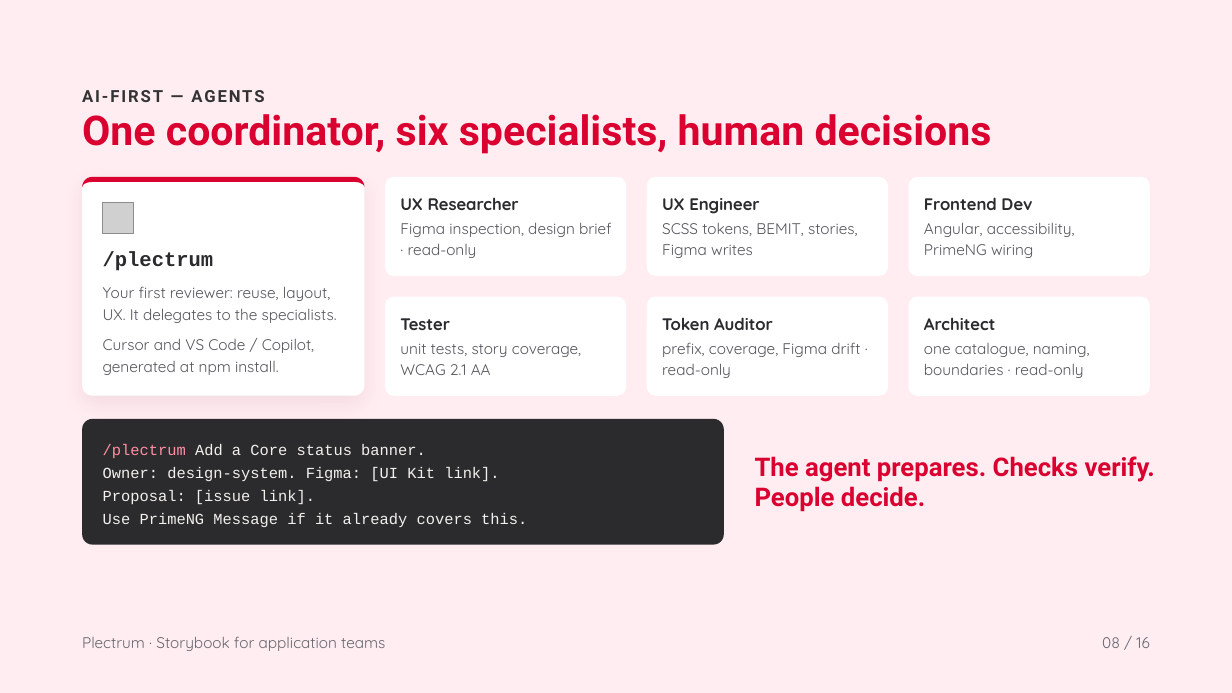
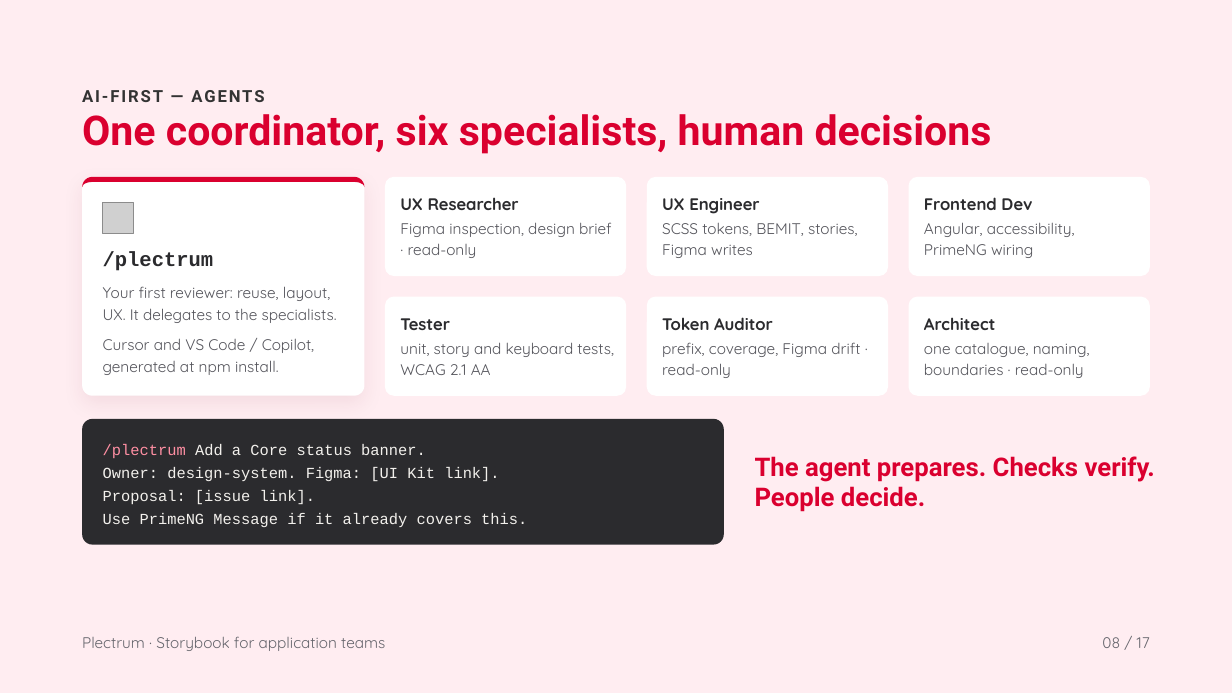
Before and after one commit to solidaris-danielbodigil/solidaris-plectrum, a slide deck: slide 8 of docs/Storybook for application teams.pptx. Drawn at 1232x693 pixels with LibreOffice and Linux fonts; fonts in the diff are those of the drawing; grey boxes stand for pictures. Boxes give left, top, right and bottom in pixels: in the first picture for what was removed or moved away, otherwise in the second. Text is boxed around its words. In the diff, an @@ line names an element or a change of style, - is before the commit and + after.

```diff
--- a/docs/Storybook for application teams.pptx
+++ b/docs/Storybook for application teams.pptx
@@ text at [400,343,614,375]: text changed @@
-unit tests, story coverage, WCAG 2.1 AA
+unit, story and keyboard tests, WCAG 2.1 AA
@@ text at [1102,637,1150,648]: text changed @@
-08 / 16
+08 / 17
```
Also in this commit, not shown: 13 other slides changed, 1 slide added, 1 other file.
